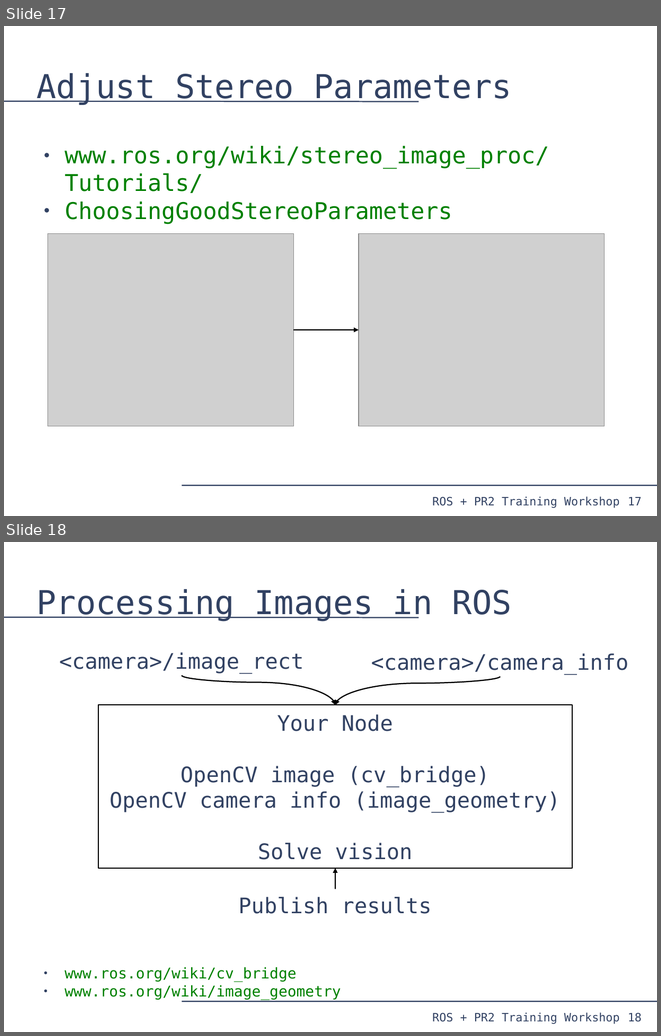
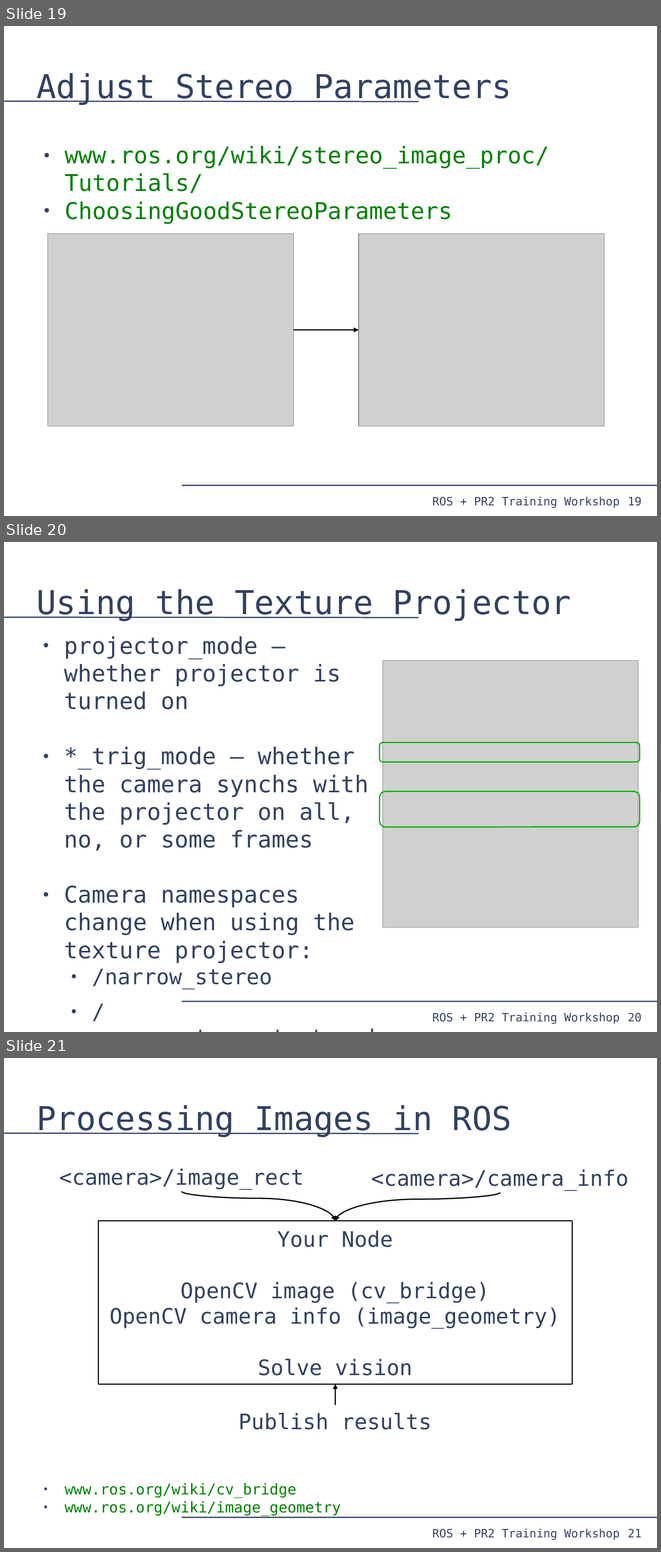
Before and after one commit to PR2/pr2_docs, a slide deck: pr2_training_workshop/processing_camera_data/slides.odp. Shown one above the other, each under a label of ours: slides 17 and 18 before the commit, slides 19, 20 and 21 after it. The pictures are 661x1036 and 661x1552 pixels, drawn with LibreOffice and Linux fonts; fonts in the diff are those of the drawing; grey boxes stand for pictures. Boxes give left, top, right and bottom in pixels: in the first picture for what was removed or moved away, otherwise in the second. Text is boxed around its words. In the diff, an @@ line names an element or a change of style, - is before the commit and + after.

Commit message:
processing_camera_data: Added section on dynamic_reconfigure

```diff
--- a/pr2_training_workshop/processing_camera_data/slides.odp
+++ b/pr2_training_workshop/processing_camera_data/slides.odp
@@ slide 20 added at (4,542,657,1032), background #FFFFFF; not listed: 4 template elements that a slide beside it also shows @@
@@ title added at (37,589,571,621), 40 pt, text #314162 @@
+Using the Texture Projector
@@ text added at (64,636,368,989), 28 pt, text #314162 @@
+● projector_mode – whether projector is turned on
+● *_trig_mode – whether the camera synchs with the projector on all, no, or some frames
+● Camera namespaces change when using the texture projector:
+  ● /narrow_stereo
+  ● /narrow_stereo_textured
@@ picture added at (382,661,638,927) @@
@@ rounded rectangle added at (380,742,640,762), outline #00AE00 1.45 pt @@
@@ rounded rectangle added at (380,792,640,827), outline #00AE00 1.45 pt @@
@@ what was slide 17 is now slide 19 @@
@@ page number at (628,497,642,506): text changed @@
-17
+19
@@ what was slide 18 is now slide 21 @@
@@ page number at (628,1529,642,1537): text changed @@
-18
+21
```
Also in this commit, not shown: 2 other slides added, 1 other file.
